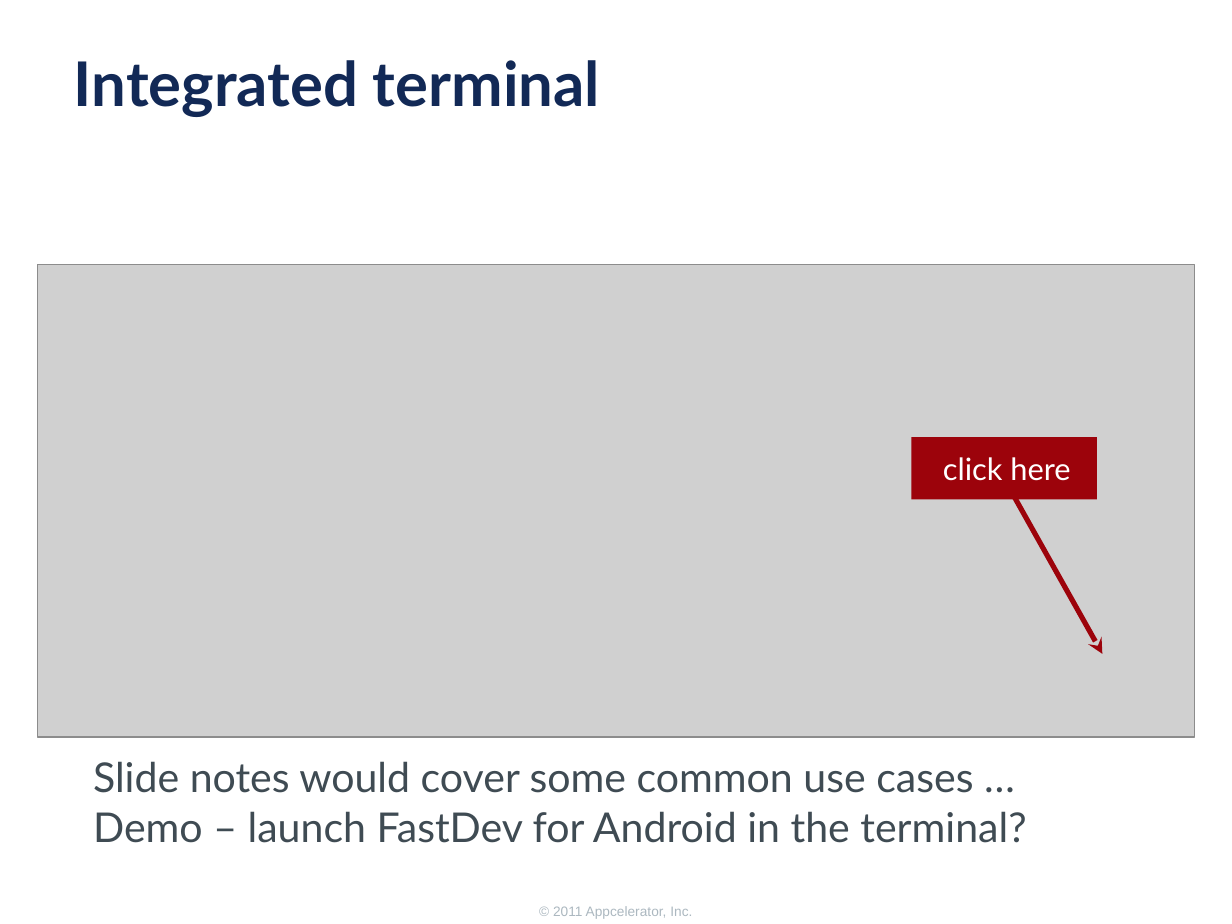
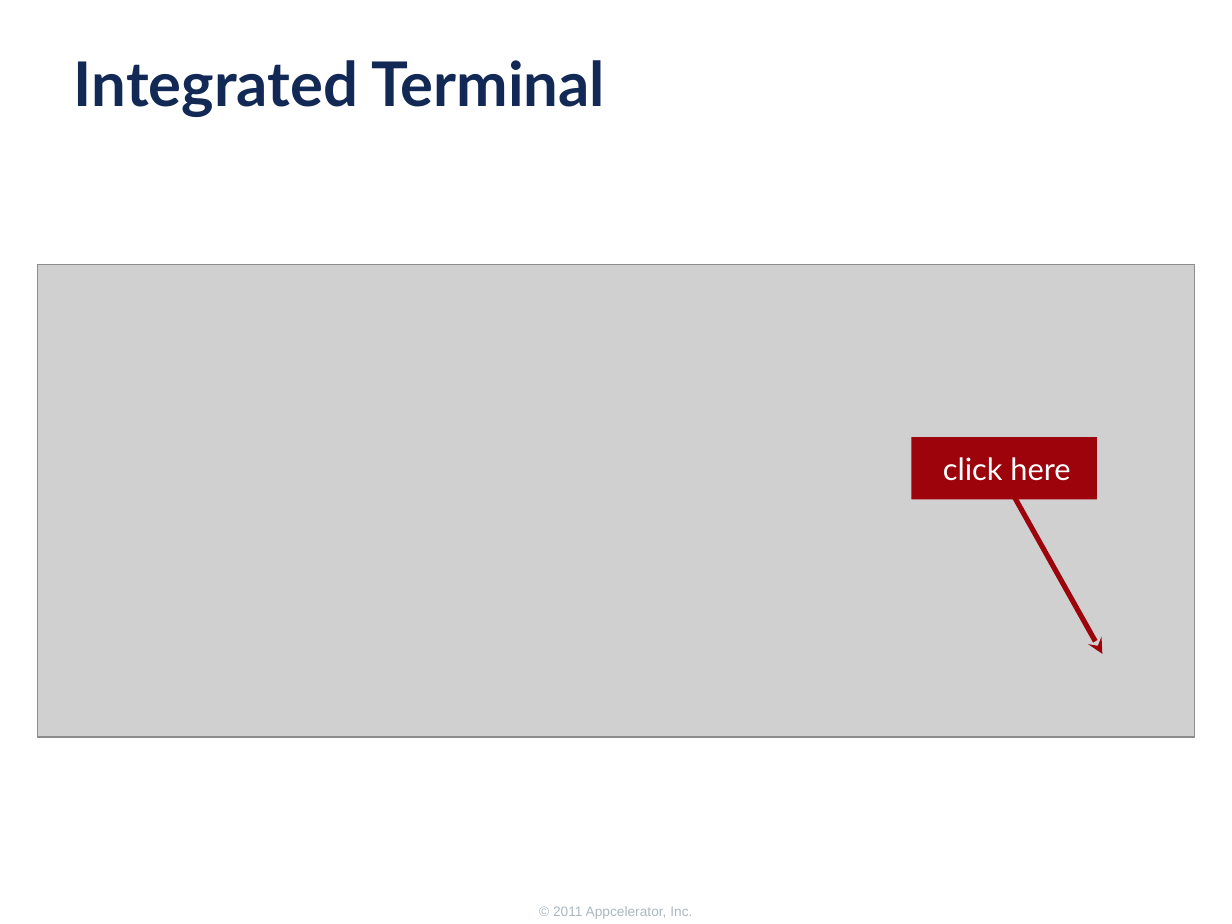
Before and after one commit to appcelerator-forks/appcelerator-training.tcmd_certification, a slide deck: slide 9 of 300/300.pptx. Drawn at 1232x924 pixels with LibreOffice and Linux fonts; fonts in the diff are those of the drawing; grey boxes stand for pictures; background and template pictures are left out. Boxes give left, top, right and bottom in pixels: in the first picture for what was removed or moved away, otherwise in the second. Text is boxed around its words. In the diff, an @@ line names an element or a change of style, - is before the commit and + after.

```diff
--- a/300/300.pptx
+++ b/300/300.pptx
@@ title at bbox=[74, 60, 605, 117]: text changed @@
-Integrated terminal
+Integrated Terminal
@@ text removed at bbox=[93, 761, 1026, 843] @@
-Slide notes would cover some common use cases …
-Demo – launch FastDev for Android in the terminal?
```
Also in this commit, not shown: 10 other slides changed, 1 slide added, 1 other file.
